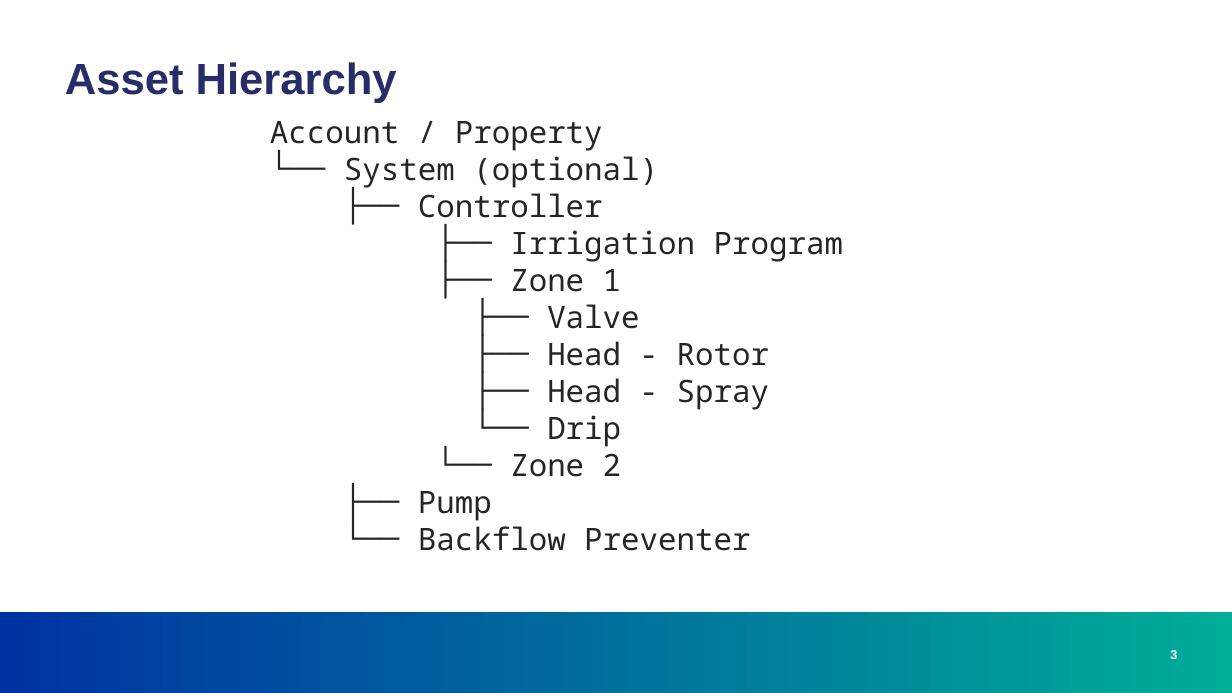
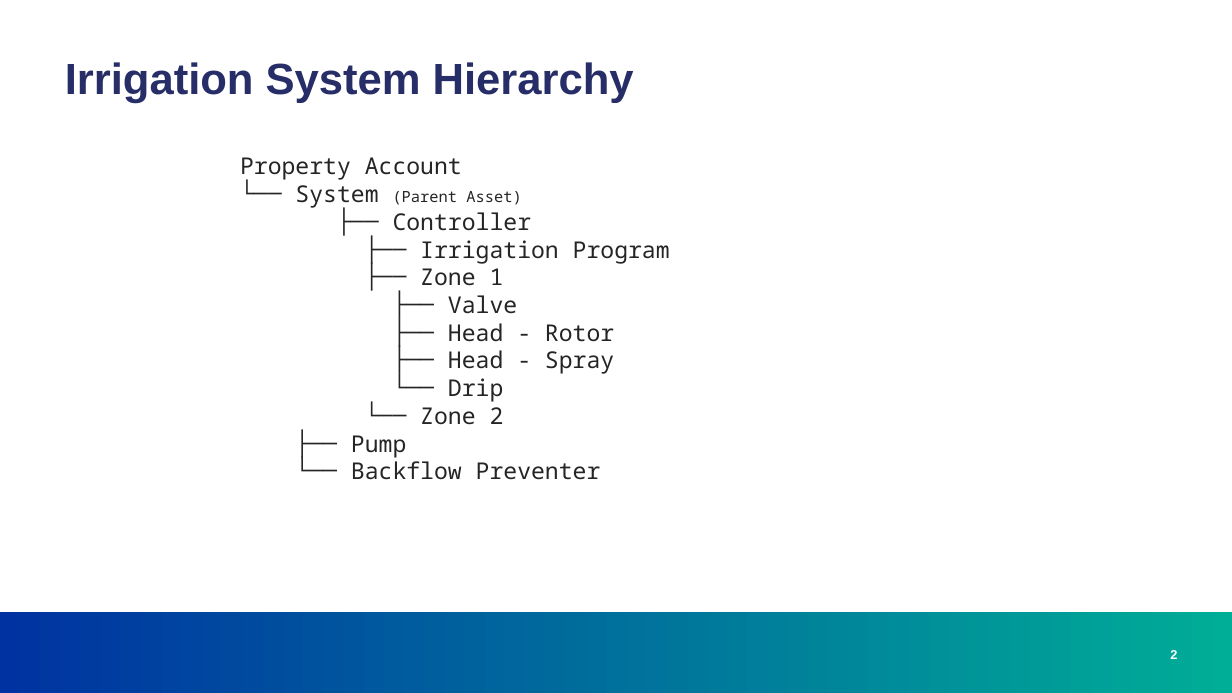
Before and after one commit to greg-e/irrigation, a slide deck: slide 2 of fsm_irrigation.pptx (slide 3 before the commit). Drawn at 1232x693 pixels with LibreOffice and Linux fonts; fonts in the diff are those of the drawing; background and template pictures are left out. Boxes give left, top, right and bottom in pixels: in the first picture for what was removed or moved away, otherwise in the second. Text is boxed around its words. In the diff, an @@ line names an element or a change of style, - is before the commit and + after.

Commit message:
Update irrigation prototypes and requirements

```diff
--- a/fsm_irrigation.pptx
+++ b/fsm_irrigation.pptx
@@ title at [65, 62, 634, 103]: text changed @@
-Asset Hierarchy
+Irrigation System Hierarchy
@@ text "Property Account": place and size @@
-text "Property Account" at [270, 121, 843, 551]
+text "Property Account" at [240, 157, 670, 480]
@@ text at [240, 157, 521, 208]: text changed; size 24 to 18 pt @@
-Account / Property
-└── System (optional)
+Property Account
+└── System (Parent Asset)
@@ text at [351, 212, 670, 480]: size 24 to 18 pt in "├── Controller", "├── Irrigation Program", "├── Zone 1", "├── Valve" and 6 more places @@
```
Also in this commit, not shown: 4 slides added, 5 slides removed, 25 other files.
